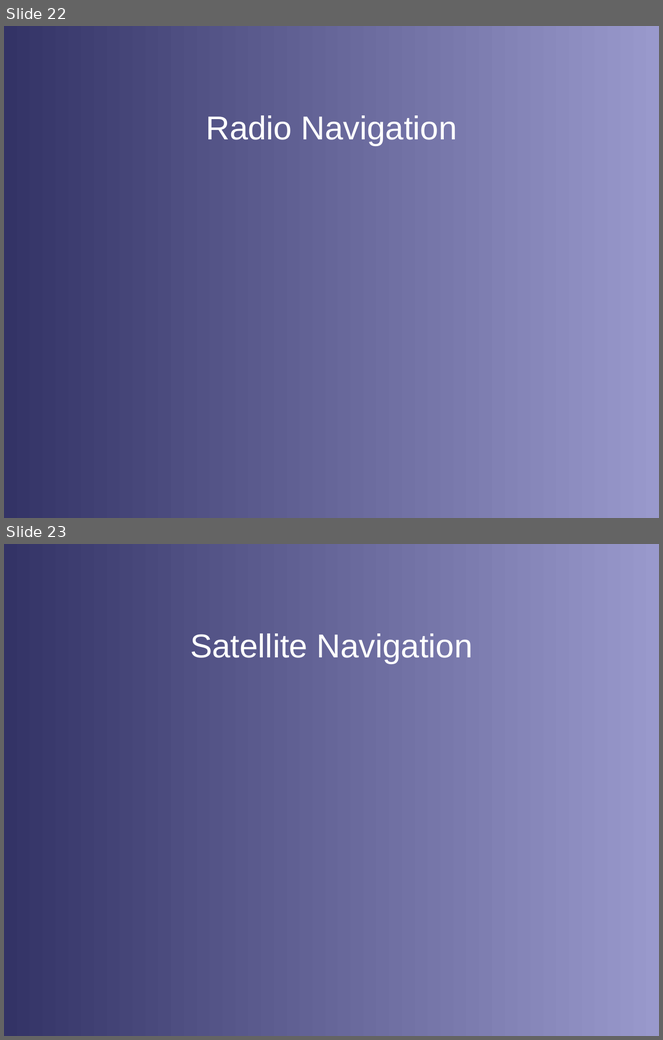
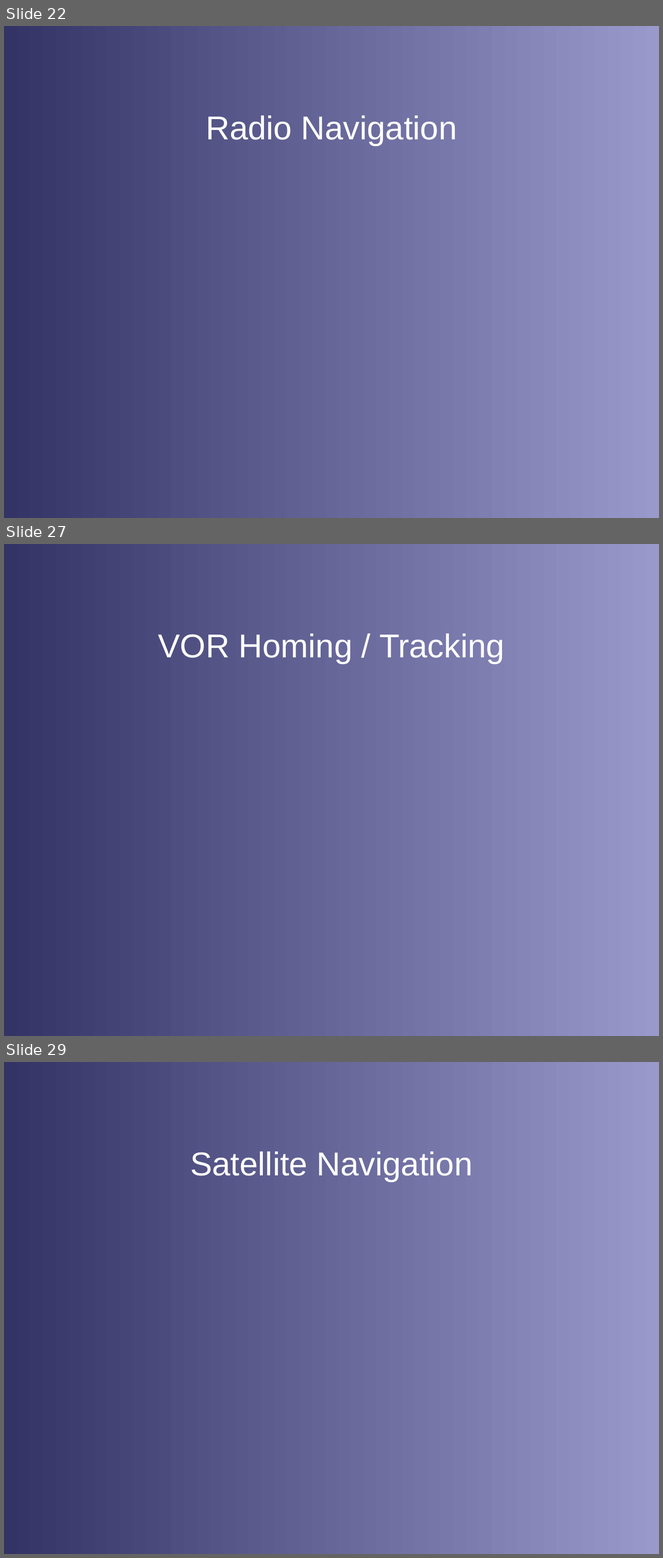
Before and after one commit to stephanheinemann/flight, a slide deck: FI/Instruments/Instruments.odp. Shown one above the other, each under a label of ours: slides 22 and 23 before the commit, slides 22, 27 and 29 after it; the slides between them are not shown. The pictures are 663x1040 and 663x1558 pixels, drawn with LibreOffice and Linux fonts; fonts in the diff are those of the drawing; background and template pictures are left out. Boxes give left, top, right and bottom in pixels: in the first picture for what was removed or moved away, otherwise in the second. Text is boxed around its words. In the diff, an @@ line names an element or a change of style, - is before the commit and + after.

```diff
--- a/FI/Instruments/Instruments.odp
+++ b/FI/Instruments/Instruments.odp
@@ slide 27 added at (4,544,659,1036), background gradient #333366 to #9999CC @@
@@ title added at (158,633,505,664), 40 pt, text #FFFFFF @@
+VOR Homing / Tracking
@@ what was slide 23 is now slide 29 @@
```
Also in this commit, not shown: 5 other slides added, 7 other files.
